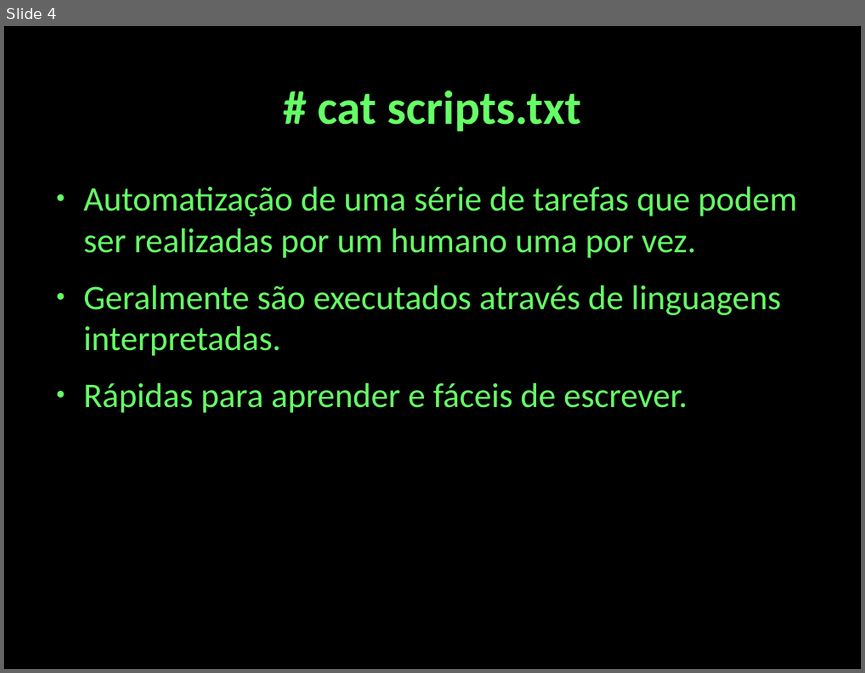
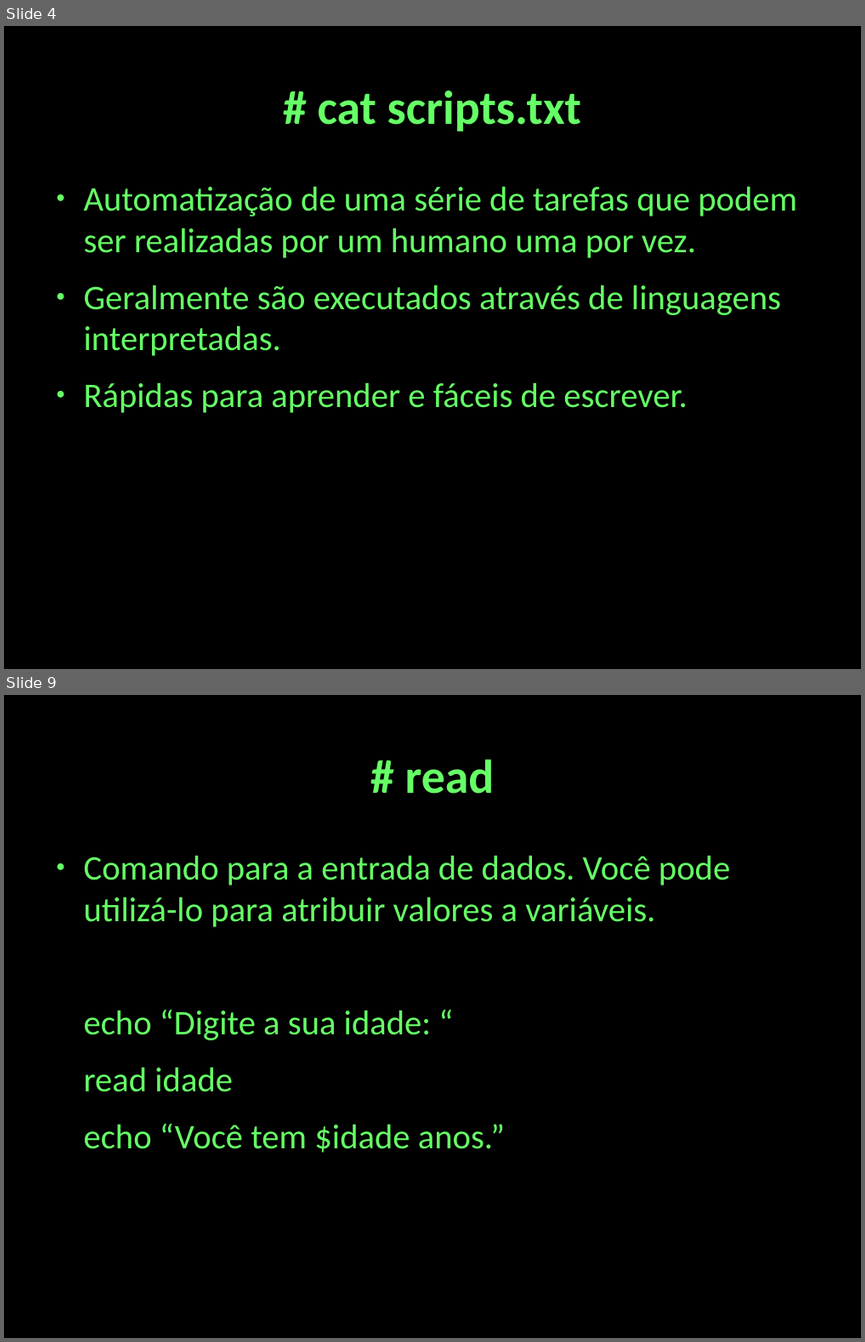
Before and after one commit to cjlcarvalho/presentations, a slide deck: shell-presentation.odp. Shown one above the other, each under a label of ours: slide 4 before the commit, slides 4 and 9 after it; the slides between them are not shown. The pictures are 865x673 and 865x1342 pixels, drawn with LibreOffice and Linux fonts; fonts in the diff are those of the drawing. Boxes give left, top, right and bottom in pixels: in the first picture for what was removed or moved away, otherwise in the second. Text is boxed around its words. In the diff, an @@ line names an element or a change of style, - is before the commit and + after.

```diff
--- a/shell-presentation.odp
+++ b/shell-presentation.odp
@@ slide 9 added at <box>4,695,861,1338</box>, background #000000 @@
@@ title added at <box>405,759,494,794</box>, 44 pt, text #66FF66, bold @@
+# read
@@ text added at <box>84,855,730,1152</box>, 32 pt, text #66FF66 @@
+● Comando para a entrada de dados. Você pode utilizá-lo para atribuir valores a variáveis.
+echo “Digite a sua idade: “
+read idade
+echo “Você tem $idade anos.”
```
Also in this commit, not shown: 1 slide changed, 10 other slides added, 2 other files.
